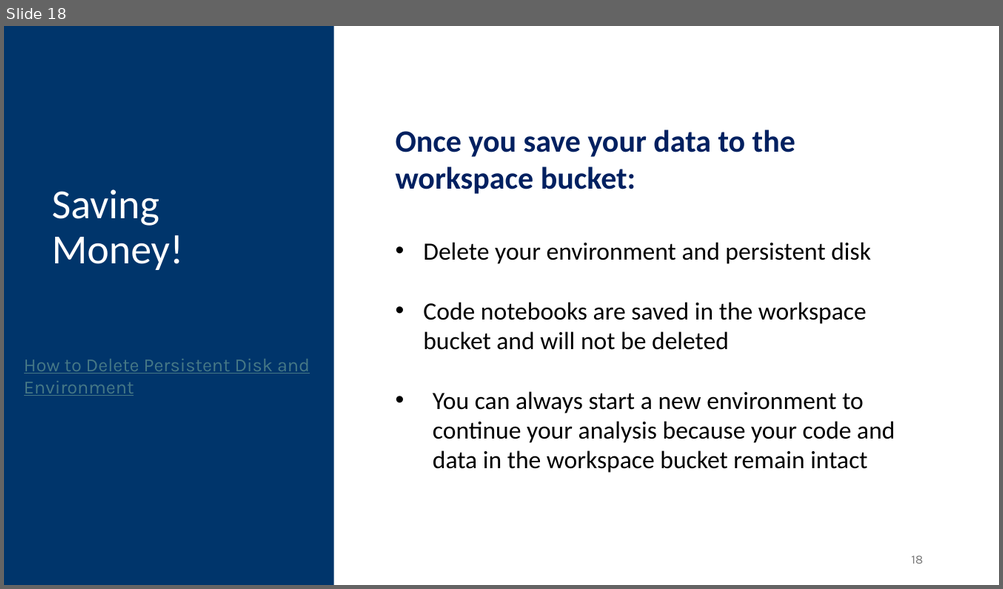
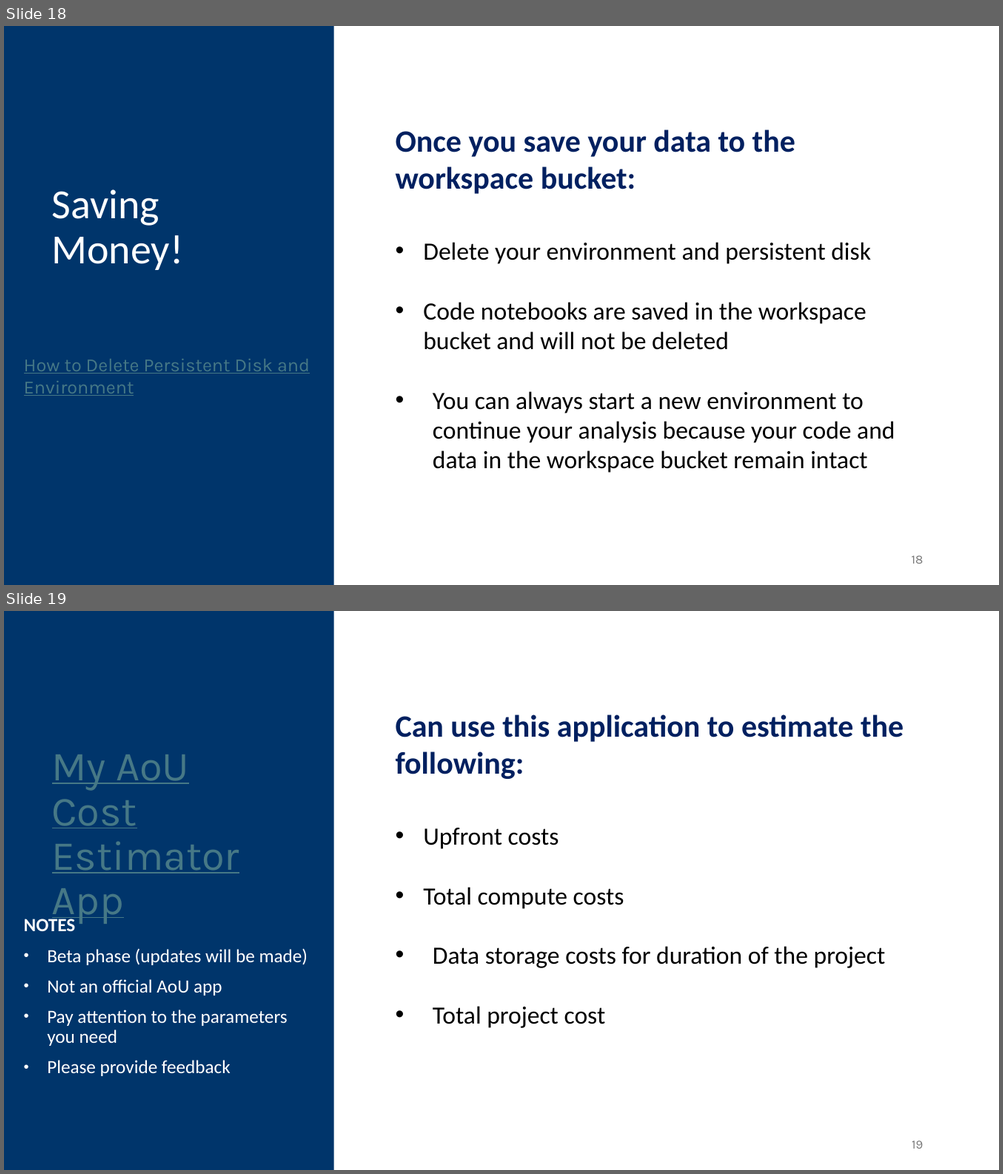
Before and after one commit to CWML/All-of-Us-Training-Resources, a slide deck: Session 1/Intro to All of Us.pptx. Shown one above the other, each under a label of ours: slide 18 before the commit, slides 18 and 19 after it. The pictures are 1003x589 and 1003x1174 pixels, drawn with LibreOffice and Linux fonts; fonts in the diff are those of the drawing. Boxes give left, top, right and bottom in pixels: in the first picture for what was removed or moved away, otherwise in the second. Text is boxed around its words. In the diff, an @@ line names an element or a change of style, - is before the commit and + after.

```diff
--- a/Session 1/Intro to All of Us.pptx
+++ b/Session 1/Intro to All of Us.pptx
@@ slide 19 added at bbox=[4, 611, 999, 1170], background #FFFFFF; not listed: 1 template element that a slide beside it also shows @@
@@ text added at bbox=[395, 715, 903, 1028], 24 pt, text #000000 @@
+Can use this application to estimate the following:
+• Upfront costs
+• Total compute costs
+• Data storage costs for duration of the project
+• Total project cost
@@ text added at bbox=[52, 755, 239, 925], 40 pt, text #467886, underline @@
+My AoU Cost Estimator App
@@ text added at bbox=[24, 917, 308, 1076], 18 pt, text #FFFFFF @@
+NOTES
+• Beta phase (updates will be made)
+• Not an official AoU app
+• Pay attention to the parameters you need
+• Please provide feedback
@@ page number added at bbox=[911, 1141, 922, 1149], 12 pt, text #797979 @@
+19
```
Also in this commit, not shown: 1 slide changed, 1 other file.
